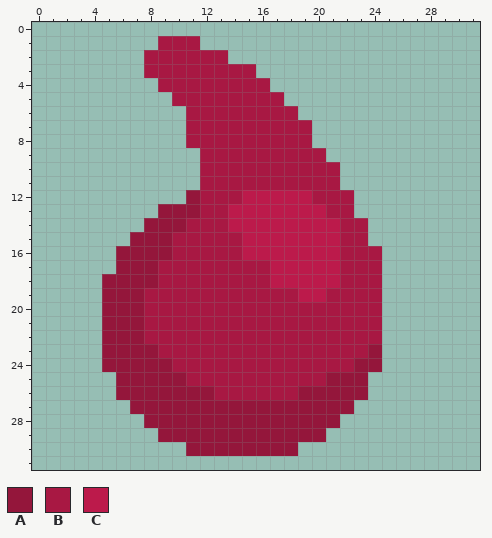
Two states of a pixel-art sprite, sprites/liquids/overheated_cryofluid.png. Above is the file before it was changed.
The file is 32x32 pixels.
Palette (. is transparent): A #94163b  B #a81843  C #bc1a4b
Pixels before, first column x 5:
 1 ....BBB.............
 2 ...BBBBBB...........
 3 ...BBBBBBBB.........
 4 ....BBBBBBBB........
 5 .....BBBBBBBB.......
 6 ......BBBBBBBB......
 7 ......BBBBBBBBB.....
 8 ......BBBBBBBBB.....
 9 .......BBBBBBBBB....
10 .......BBBBBBBBBB...
11 .......BBBBBBBBBB...
12 ......ABBBCCCCCBBB..
13 ....AAABBCCCCCCCBB..
14 ...AAABBBCCCCCCCCBB.
15 ..AAABBBBBCCCCCCCBB.
16 .AAAABBBBBCCCCCCCBBB
17 .AAABBBBBBBBCCCCCBBB
18 AAAABBBBBBBBCCCCCBBB
19 AAABBBBBBBBBBBCCBBBB
20 AAABBBBBBBBBBBBBBBBB
21 AAABBBBBBBBBBBBBBBBB
22 AAABBBBBBBBBBBBBBBBB
23 AAAABBBBBBBBBBBBBBBA
24 AAAAABBBBBBBBBBBBBAA
25 .AAAAABBBBBBBBBBAAA.
26 .AAAAAAABBBBBBAAAAA.
27 ..AAAAAAAAAAAAAAAA..
28 ...AAAAAAAAAAAAAA...
29 ....AAAAAAAAAAAA....
30 ......AAAAAAAA......
Once edited:
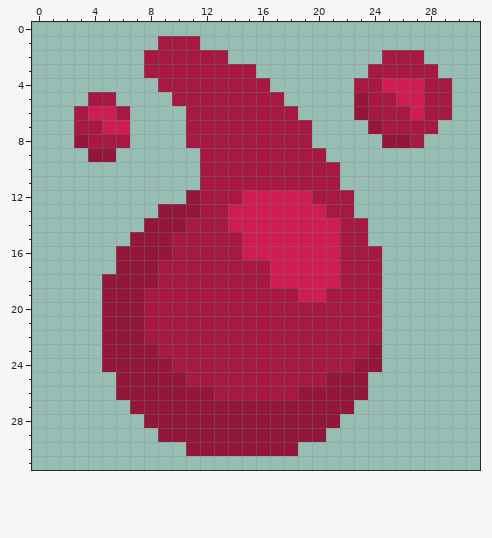
Difference:
colour C: #bc1a4b -> #d01c53
y 2: x 25..27 ... -> BBB
y 3: x 24..28 ..... -> BBBBB
y 4: x 23..29 ....... -> BBCCCBB
y 5: x 4..5 .. -> BB; x 23..29 ....... -> ABBCCBB
y 6: x 3..6 .... -> BCCB; x 23..29 ....... -> ABBBCBB
y 7: x 3..6 .... -> BBCC; x 24..28 ..... -> ABBBB
y 8: x 3..6 .... -> ABBB; x 25..27 ... -> AAB
y 9: x 4..5 .. -> AA
Changed places in both pictures, as pixel boxes (x1, y1, x2, y2):
added: (354, 50, 452, 148)
added: (74, 92, 130, 162)
changed: (228, 190, 340, 302)
